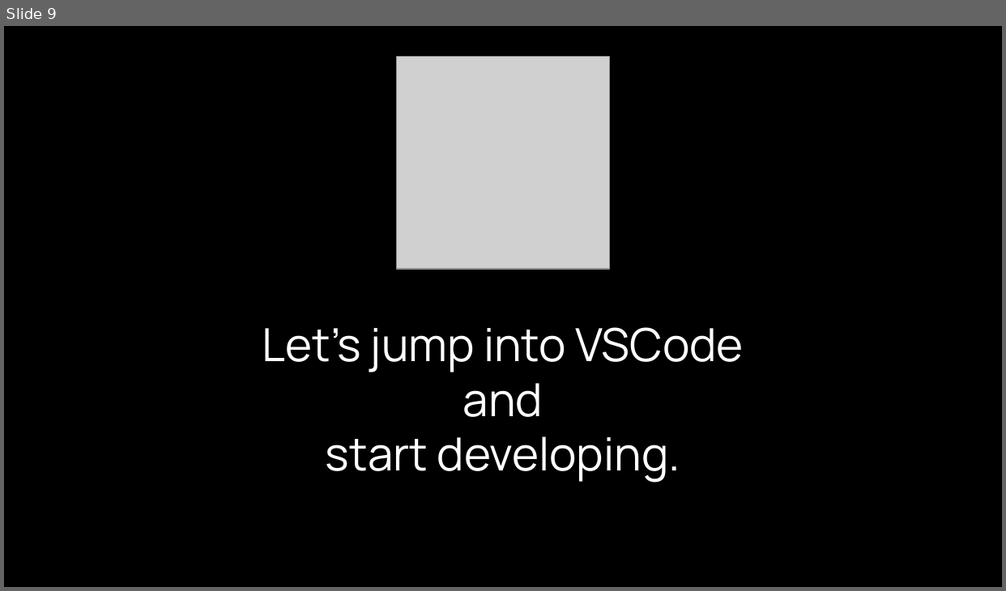
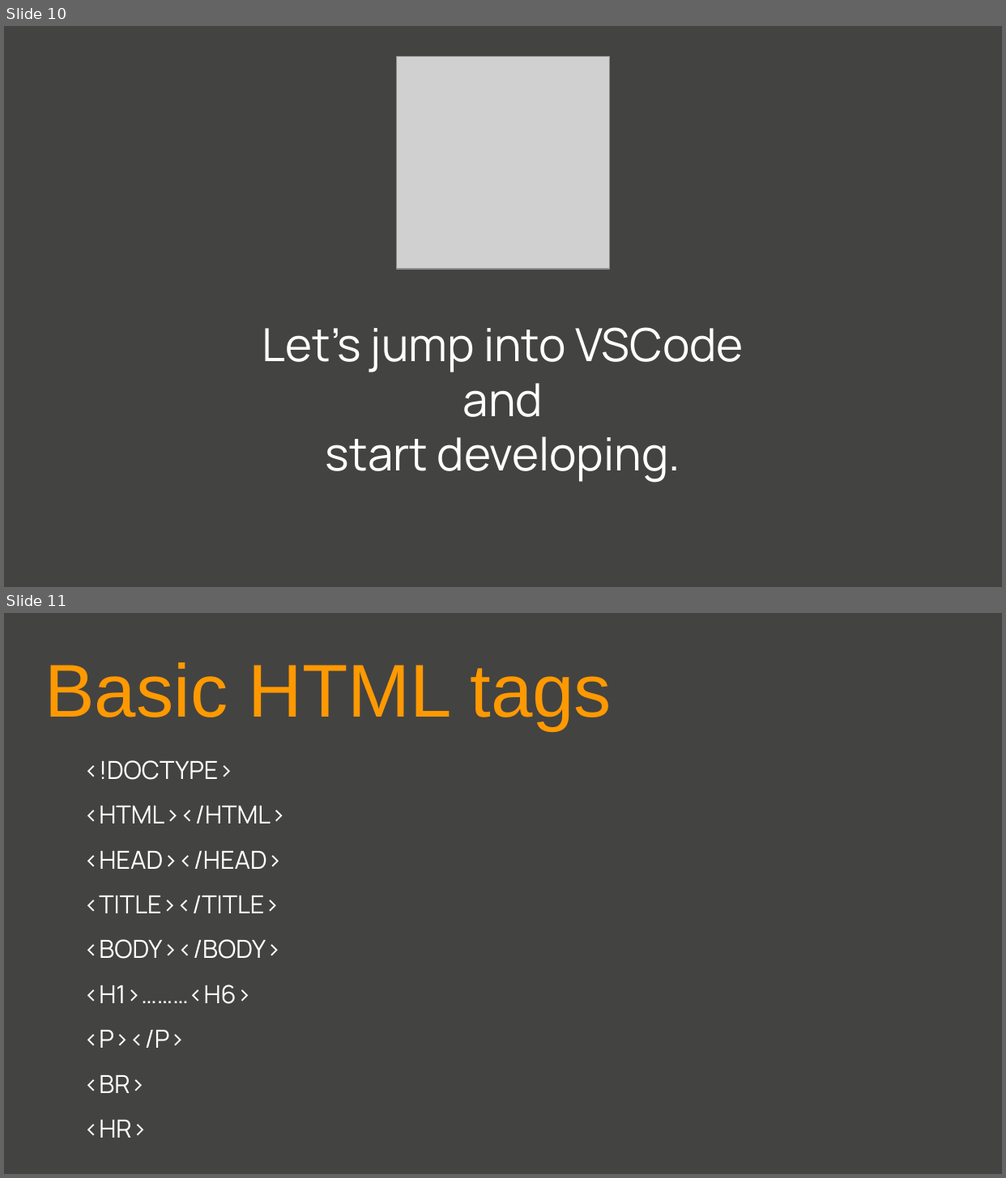
Before and after one commit to GaganSharmaGitHub/GirlScript-Education-Outreach-2-WebDev, a slide deck: Day1/WEBDEVwithGaganDay1.pptx. Shown one above the other, each under a label of ours: slide 9 before the commit, slides 10 and 11 after it. The pictures are 1006x591 and 1006x1178 pixels, drawn with LibreOffice and Linux fonts; fonts in the diff are those of the drawing; grey boxes stand for pictures. Boxes give left, top, right and bottom in pixels: in the first picture for what was removed or moved away, otherwise in the second. Text is boxed around its words. In the diff, an @@ line names an element or a change of style, - is before the commit and + after.

Commit message:
html complete

```diff
--- a/Day1/WEBDEVwithGaganDay1.pptx
+++ b/Day1/WEBDEVwithGaganDay1.pptx
@@ slide 11 added at <box>4,613,1002,1174</box>, background #434342 @@
@@ text added at <box>44,662,612,730</box>, 54 pt, text #FF9900 @@
+Basic HTML tags
@@ text added at <box>84,760,287,1138</box>, 18 pt, text #FFFFFF @@
+<!DOCTYPE>
+<HTML></HTML>
+<HEAD></HEAD>
+<TITLE></TITLE>
+<BODY></BODY>
+<H1>………<H6>
+<P></P>
+<BR>
+<HR>
@@ what was slide 9 is now slide 10 @@
@@ slide 10 changed as well @@
@@ background #000000 to #434342 @@
```
Also in this commit, not shown: 7 other slides changed, 36 other slides added, 2 other files.
